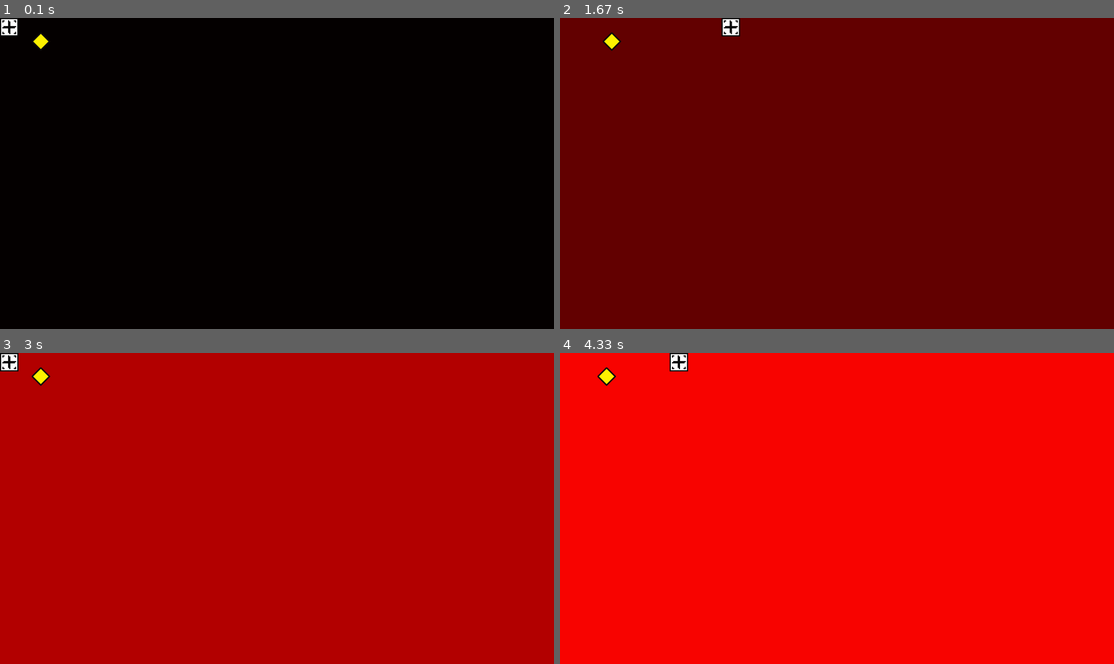
Above: before the commit, frames 1-4 (two rows, left to right).
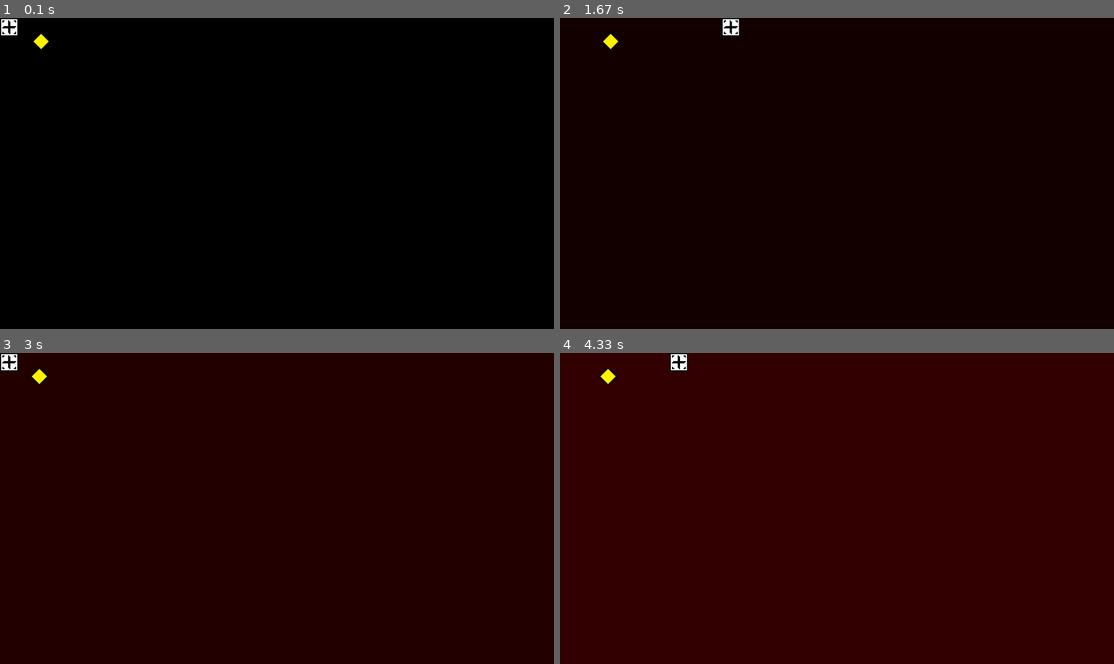
Above: after the commit, the same moments.

Repository: MakerBox-NZ/pygame_trukavev2
Game: pygame game, started from Gam e.py
Two runs of this game, one before a commit and one after it. Both use one fixed random seed, a clock stepped at 60 frames per second and the inputs below.
Inputs:
- Up to frame 1 (0.1 s): no input
- Up to frame 2 (1.67 s): hold D 0.33-0.8 s; hold W 0.83-1.13 s; hold D 1.17-1.63 s
- Up to frame 3 (3 s): hold A 1.67-2.2 s; hold S 2.23-2.53 s; hold A 2.57-2.97 s
- Up to frame 4 (4.33 s): hold D 3.4-4.03 s; hold S from 4.07 s (still down)

The runs differ from the first frame. In frame 1, less than 0.1% of the frame differs, in the area x 6-9%, y 5-10%; in frame 2, 100%; in frame 3, 100%; in frame 4, 100%, in the area x 0-100%, y 0-100%.

Commit message:
144 FPS!
Changed the background (made it change slower) and made the enemy do
damage)

Diff:
--- a/Gam e.py
+++ b/Gam e.py
@@ -15,6 +15,9 @@
         pygame.sprite.Sprite.__init__(self)
         self.momentumX = 0
         self.momentumY = 0
+
+        self.score = 0
+
         self.images = [ ]
         img = pygame.image.load(os.path.join('images', 'player.png')).convert()
         self.images.append(img)
@@ -27,7 +30,7 @@
         self.momentumX += x
         self.momentumY += y
 
-    def update(self):
+    def update(self, enemy_list):
         currentX = self.rect.x
         nextX = currentX + self.momentumX
         self.rect.x = nextX
@@ -35,6 +38,11 @@
         currentY = self.rect.y
         nextY = currentY + self.momentumY
         self.rect.y = nextY
+
+        enemy_hit_list = pygame.sprite.spritecollide(self, enemy_list, False)
+        for enemy in enemy_hit_list:
+            self.score -= 1
+            print(self.score)
 
 class Enemy(pygame.sprite.Sprite):
     def __init__(self,x,y,img):
@@ -47,10 +55,10 @@
         self.rect.y = y
         self.counter = 0
     def move(self):
-        if self.counter >= 0 and self.counter <= 30:
-            self.rect.x += 2
-        elif self.counter >= 30 and self.counter <= 60:
-            self.rect.x -= 2
+        if self.counter >= 0 and self.counter <= 60:
+            self.rect.x += 1
+        elif self.counter >= 60 and self.counter <= 120:
+            self.rect.x -= 1
         else:
             self.counter = 0
             print('reset')
@@ -60,8 +68,8 @@
 # SETUP
 screenSize = [1920, 1080]
 
-fps = 60
-afps = 6
+fps = 144
+afps = 14
 
 clock = pygame.time.Clock()
 pygame.init()
@@ -88,7 +96,7 @@
 player.rect.y = 0
 movingsprites = pygame.sprite.Group()
 movingsprites.add(player)
-movesteps = 10
+movesteps = 5
 
 #enemy code
 enemy = Enemy(100,50, 'enemy.png')
@@ -125,34 +133,37 @@
                 print("Right")
                 player.control(movesteps, 0)
     if redin:
-        a += 1
+        a += 0.1
     elif redde:
-        a -= 1
+        a -= 0.1
     if greenin:
-        b += 1
+        b += 0.1
     elif greende:
-        b -= 1
+        b -= 0.1
     if bluein:
-        c += 1
+        c += 0.1
     elif bluede:
-        c -= 1
-    if a == 255:
+        c -= 0.1
+    if a > 254:
         bluede = False
         redin = False
         redde = True
         greenin = True
-    if b == 255:
+        print('green')
+    if b > 254:
         redde = False
         greenin = False
         greende = True
         bluein = True
-    if c == 255:
+        print('blue')
+    if c > 254:
         greende = False
         bluein = False
         bluede = True
         redin = True
+        print('red')
     screen.fill([a,b,c])
-    player.update()
+    player.update(enemy_list)
     movingsprites.draw(screen)
 
     enemy_list.draw(screen)
